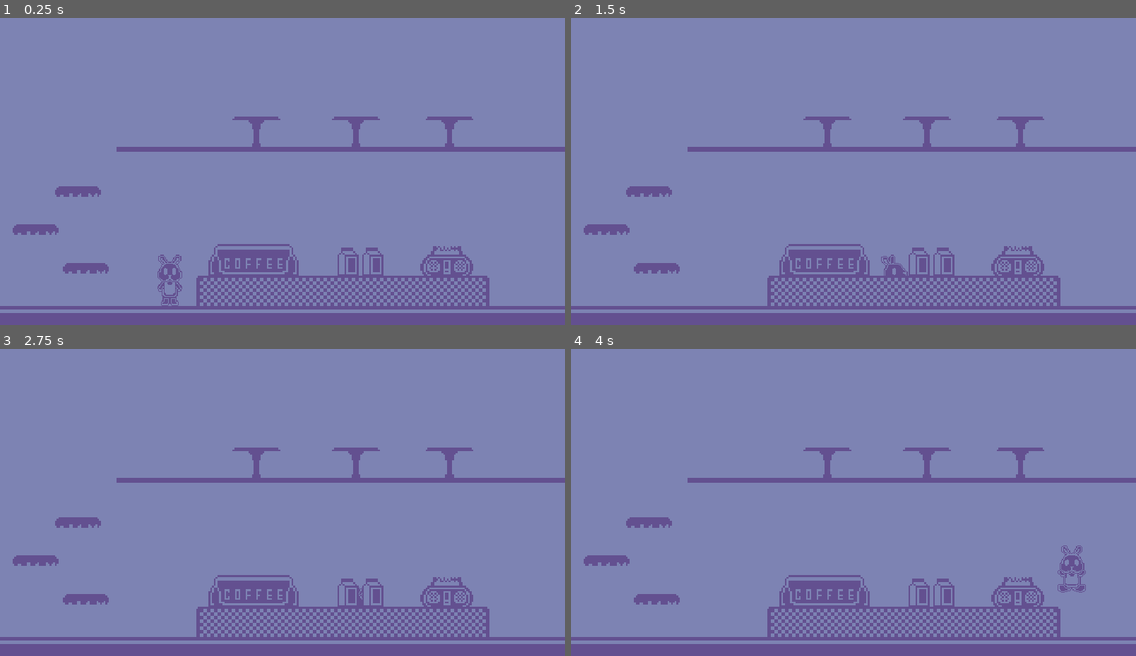
Above: before the commit, frames 1-4 (two rows, left to right).
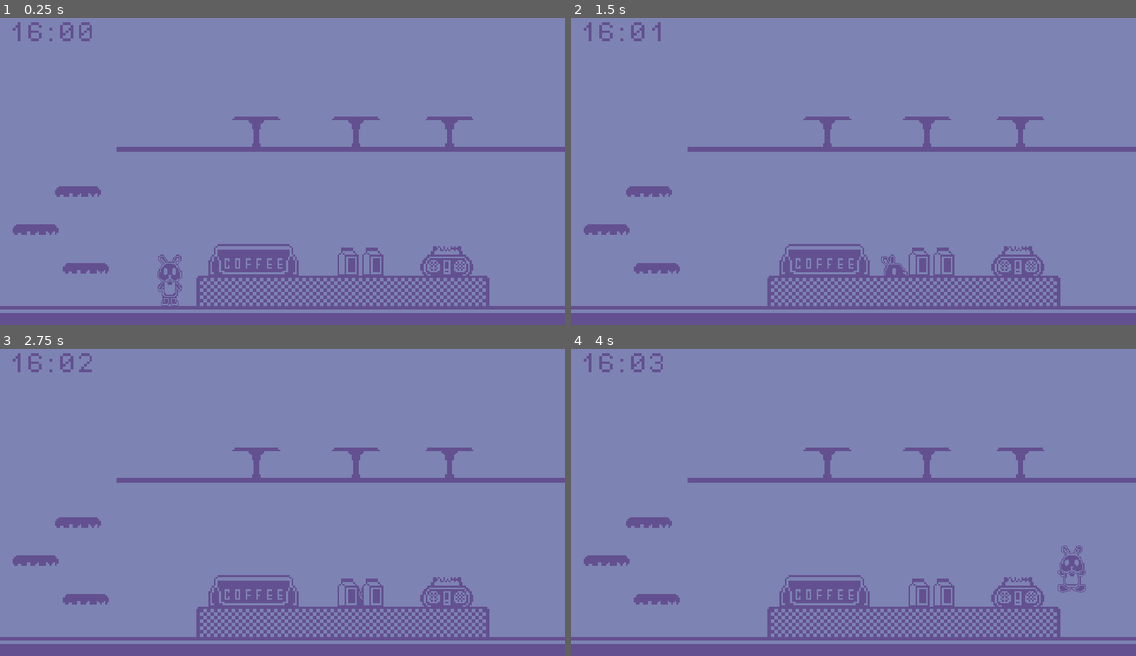
Above: after the commit, the same moments.

Repository: yndajas/1-bit-jam-2
Game: Godot game, scene res://scenes/main.tscn
The game is run twice, just before and just after one commit, with the same random seed, the same clock (stepped at 60 frames per second) and the same inputs. The project has no main scene, so this scene is started directly.
Inputs:
- Up to frame 1 (0.25 s): no input
- Up to frame 2 (1.5 s): tap Enter at 0.5 s; hold Right (move_right) from 0.53 s (still down); tap Space (jump) at 0.77 s
- Up to frame 3 (2.75 s): tap Space (jump) at 1.52 s; release Right (move_right) at 2.03 s; hold Left (move_left) from 2.03 s (still down)
- Up to frame 4 (4 s): release Left (move_left) at 2.78 s; hold Right (move_right) from 2.78 s (still down); tap Space (jump) at 3.02, 3.77 s

The runs differ from the first frame. In frame 1, 0.3% of the frame differs, in the area x 2-17%, y 1-8%; in frame 2, 0.2%; in frame 3, 0.3%; in frame 4, 0.3%.

Commit message:
Add clock

Diff:
--- a/scenes/main.tscn
+++ b/scenes/main.tscn
@@ -1,5 +1,6 @@
-[gd_scene load_steps=15 format=3 uid="uid://c4whslg8x66a6"]
+[gd_scene load_steps=17 format=3 uid="uid://c4whslg8x66a6"]
 
+[ext_resource type="Script" path="res://scripts/main.gd" id="1_kpqj2"]
 [ext_resource type="Texture2D" uid="uid://babu27eeg5k4q" path="res://assets/images/sprites/ground_floor.png" id="2_y1cll"]
 [ext_resource type="Texture2D" uid="uid://0l8c70d4yabt" path="res://assets/images/sprites/top_floor.png" id="3_5biiq"]
 [ext_resource type="PackedScene" uid="uid://pjep2os2ctfo" path="res://scenes/step.tscn" id="3_dylbd"]
@@ -9,6 +10,7 @@
 [ext_resource type="Texture2D" uid="uid://cdwuw5kl2hp57" path="res://assets/images/sprites/speaker.png" id="7_dl1n7"]
 [ext_resource type="Texture2D" uid="uid://bwt6jdrehamh" path="res://assets/images/sprites/oat_milk.png" id="8_vcwob"]
 [ext_resource type="Texture2D" uid="uid://b0qtsctbixbr5" path="res://assets/images/sprites/table.png" id="9_bfqyb"]
+[ext_resource type="Theme" uid="uid://xerbaooedi4j" path="res://assets/themes/theme.tres" id="10_mf6td"]
 
 [sub_resource type="RectangleShape2D" id="RectangleShape2D_jr63u"]
 size = Vector2(640, 22)
@@ -26,6 +28,7 @@
 size = Vector2(26, 16)
 
 [node name="Main" type="Node2D"]
+script = ExtResource("1_kpqj2")
 
 [node name="GroundFloor" type="StaticBody2D" parent="."]
 position = Vector2(320, 349)
@@ -116,3 +119,12 @@
 position = Vector2(509, 140)
 scale = Vector2(2, 2)
 texture = ExtResource("9_bfqyb")
+
+[node name="ClockText" type="RichTextLabel" parent="."]
+offset_left = 8.0
+offset_top = 16.0
+offset_right = 115.0
+offset_bottom = 40.0
+theme = ExtResource("10_mf6td")
+theme_override_colors/default_color = Color(0.388235, 0.313726, 0.564706, 1)
+text = "16:30"
--- /dev/null
+++ b/scripts/main.gd
@@ -0,0 +1,15 @@
+extends Node2D
+
+var time: float = 960.0
+@onready var clock_text: RichTextLabel = $ClockText
+
+
+func _physics_process(delta: float) -> void:
+	time += delta
+	update_clock()
+
+
+func update_clock() -> void:
+	var hours: int = floori(time / 60)
+	var minutes: int = int(time) % 60
+	clock_text.text = "%02d" % hours + ":" + "%02d" % minutes
Not shown, changed: TODO.md
